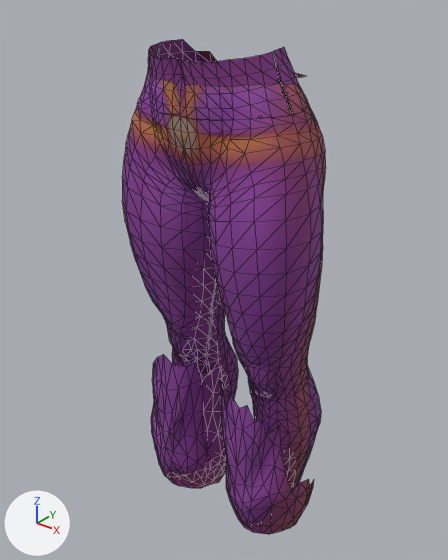
An edit to the glTF model assets/models/character/outfits/Female_Mage1_Legs.gltf, drawn before and after from the same camera.
Camera for both pictures: a 50 mm camera at (0.715, -0.874, 1.248) aimed at (-0.028, 0.054, 0.672). Every picture has the same lights, and +X, +Y and +Z are marked at lower left. The older version comes first. Mesh edges are drawn as thin lines. Vertices at exactly the same position are counted once.

Before the edit, the objects in view are built like this:
```python
me_superhero_female_001 = bpy.data.meshes.new('Superhero_Female.001')
me_superhero_female_001.from_pydata(...)  # 1747 vertices, 2941 faces; spans x -0.222..0.222, y -0.106..0.181, z 0.052..1.147
# faces by material slot: [2339, 602]
me_superhero_female_001.materials.append(mat_female_mage1_legs_shell)
me_superhero_female_001.materials.append(mat_material_0)
ob_armorlegs = bpy.data.objects.new('ArmorLegs', me_superhero_female_001)
ob_armorlegs.location = (0.0, 0.0, 0.0)
```
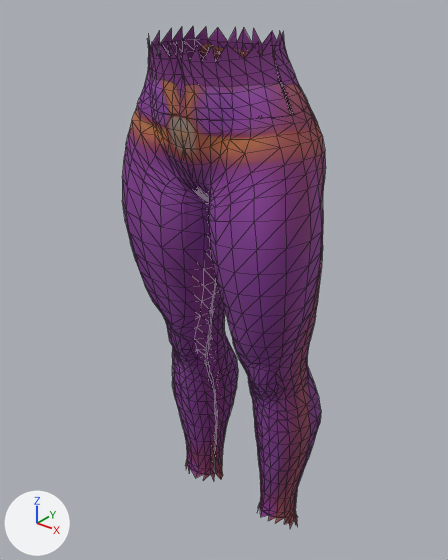
What differs and where, as boxes (x1, y1, x2, y2) in the pictures (448 x 560 px):
'ArmorLegs', reshaped: before (122, 39, 326, 534); after (122, 27, 326, 528)
part 1 of me_superhero_female_001, deleted (purple): before (151, 73, 314, 534)
part 2 of me_superhero_female_001, built on: before (148, 39, 292, 84); after (147, 27, 292, 84)
part 3 of me_superhero_female_001, cut back: after (185, 461, 298, 528)

The change in detail:
me_superhero_female_001 is used by ob_armorlegs; location (0.0, 0.0, 0.0).
me_superhero_female_001 had 1747 vertices, 2941 faces and spanned x -0.222..0.222, y -0.106..0.181, z 0.052..1.147.
me_superhero_female_001 now has 1497 vertices, 2564 faces and spans x -0.217..0.217, y -0.112..0.174, z 0.04..1.17.
me_superhero_female_001 part 1: 9 loose pieces with 395 vertices, spanning x -0.222..0.222, y -0.069..0.181, z 0.11..1.09, are deleted.
me_superhero_female_001 part 2: 24 vertices removed from x -0.123..0.123, y -0.076..0.106, z 1.072..1.147; 72 vertices added at x -0.124..0.124, y -0.112..0.106, z 1.072..1.17.
me_superhero_female_001 part 3: 24 vertices removed from x -0.165..0.165, y 0.065..0.135, z 0.052..0.103; 68 vertices added at x -0.17..0.17, y 0.031..0.14, z 0.04..0.11.
Other edits to the shape of me_superhero_female_001 do not show in these pictures.
me_superhero_female_001 no longer uses material mat_material_0.
